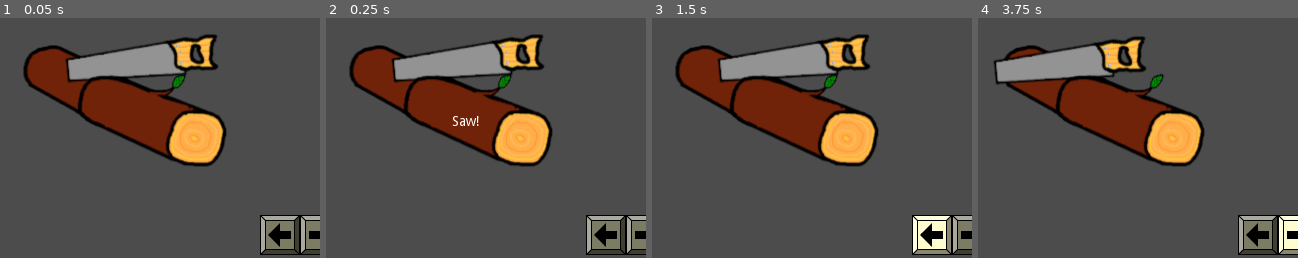
Above: before the commit, frames 1-4 (left to right).
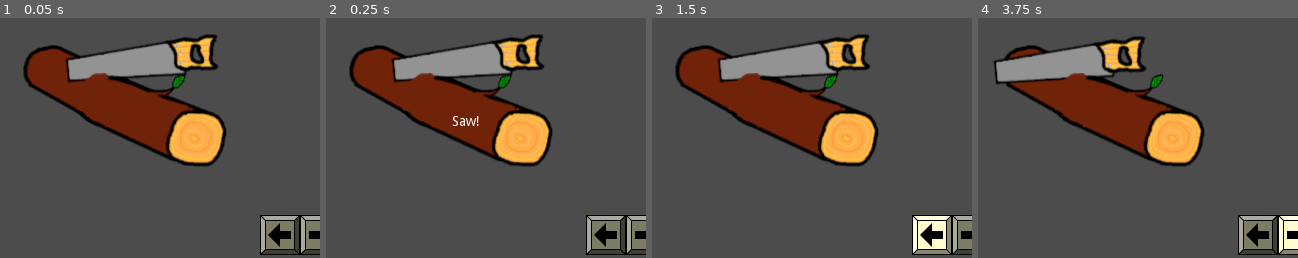
Above: after the commit, the same moments.

Repository: swashdev/minigame-madness
Game: Godot game, scene res://master/scenes/main.tscn
Same seed, same stepped clock (60 frames per second), same inputs: the game is played once before the commit and once after it.
Inputs:
- Up to frame 1 (0.05 s): no input
- Up to frame 2 (0.25 s): no input
- Up to frame 3 (1.5 s): hold Right (ui_right) 0.53-1.28 s; tap Space (ui_select) at 0.77 s; hold Down (ui_down) from 1.28 s (still down)
- Up to frame 4 (3.75 s): tap Space (ui_select) at 1.52, 3.02 s; release Down (ui_down) at 2.03 s; hold Right (ui_right) 2.03-2.78 s; hold Up (ui_up) 2.78-3.53 s; hold Left (ui_left) from 3.53 s (still down)
The pictures show only the part of the screen within x 28-78%, y 30-80%; the shares and areas given below are measured in that part.

The runs differ from the first frame. In frame 1, 0.4% of the frame differs, in the area x 24-34%, y 22-40%; in frame 2, 0.4%; in frame 3, 0.4%; in frame 4, 0.4%.

Commit message:
commit the scene from the previous commit.
I have _got_ to get into the habit of saving the scene before committing
my changes.

Diff:
--- a/mini/saw/scenes/saw_minigame.tscn
+++ b/mini/saw/scenes/saw_minigame.tscn
@@ -6,6 +6,7 @@
 [ext_resource path="res://mini/saw/images/log/fore.png" type="Texture" id=4]
 [ext_resource path="res://shared/scenes/ui/keys/right_key.tscn" type="PackedScene" id=5]
 [ext_resource path="res://shared/scenes/ui/keys/left_key.tscn" type="PackedScene" id=6]
+[ext_resource path="res://mini/saw/images/log/cover_seam.png" type="Texture" id=7]
 
 [node name="SawMinigame" type="Node2D"]
 script = ExtResource( 1 )
@@ -23,6 +24,10 @@
 position = Vector2( 331.579, 245.263 )
 texture = ExtResource( 4 )
 
+[node name="SeamCover" type="Sprite" parent="."]
+position = Vector2( 331.579, 245.263 )
+texture = ExtResource( 7 )
+
 [node name="Prompt" type="Node2D" parent="."]
 position = Vector2( 480, 360 )
 
Not shown: 1 places in mini/saw/scenes/saw_minigame.tscn that only renumber resources
